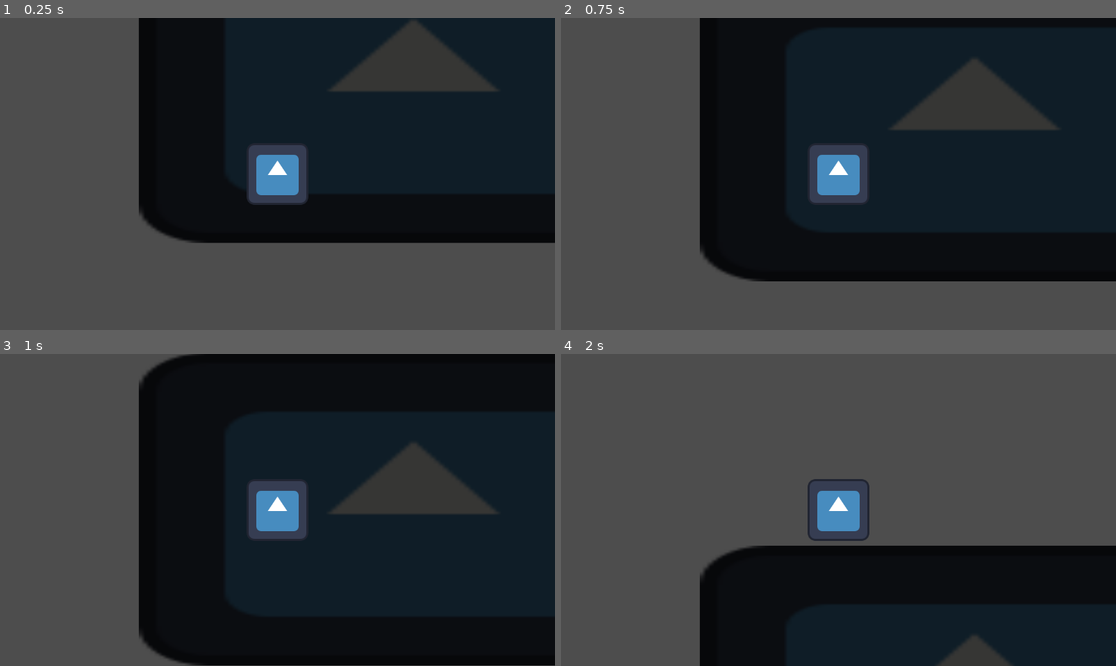
Above: before the commit, frames 1-4 (two rows, left to right).
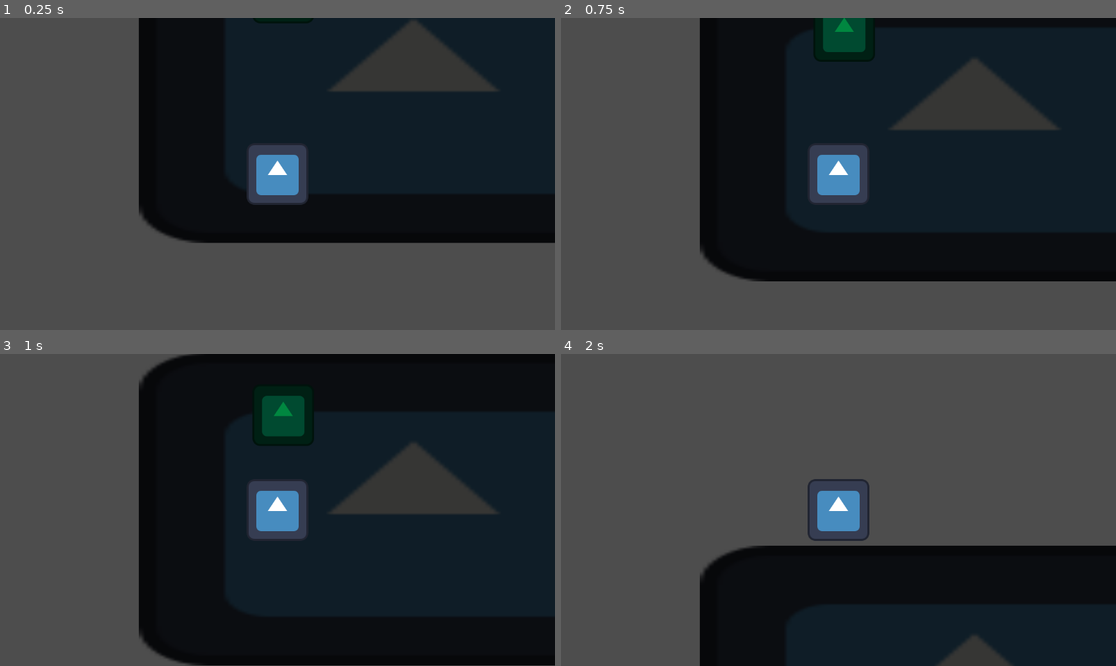
Above: after the commit, the same moments.

Repository: Rainy-Boy/GGJ_2026
Game: Godot game, scene res://Scenes/map.tscn
Two runs of this game, one before a commit and one after it. Both use one fixed random seed, a clock stepped at 60 frames per second and the inputs below. The engine's default icon, where the game draws it, is replaced by a stand-in: a white triangle on a blue panel in a dark square.
Inputs:
- Up to frame 1 (0.25 s): no input
- Up to frame 2 (0.75 s): tap Enter at 0.5 s; hold Up (ui_up) from 0.53 s (still down)
- Up to frame 3 (1 s): keep holding Up (ui_up)
- Up to frame 4 (2 s): keep holding Up (ui_up)

The runs differ from the first frame. In frame 1, less than 0.1% of the frame differs, in the area x 45-57%, y 0-2%; in frame 2, 0.9%; in frame 3, 1.1%, in the area x 45-57%, y 13-30%; in frame 4, nothing differs.

Commit message:
Basic mask logic

Diff:
--- a/ggj_2026/Scenes/map.tscn
+++ b/ggj_2026/Scenes/map.tscn
@@ -3,6 +3,7 @@
 [ext_resource type="Texture2D" uid="uid://bjabuilwucqtn" path="res://icon.svg" id="1_26yhd"]
 [ext_resource type="PackedScene" uid="uid://c4et0fw7wbhw8" path="res://Scenes/npc.tscn" id="1_ci6au"]
 [ext_resource type="PackedScene" uid="uid://buwu2n5ww13f3" path="res://Scenes/player.tscn" id="3_p3ir5"]
+[ext_resource type="PackedScene" uid="uid://waeo3p4ky4hq" path="res://Scenes/mask.tscn" id="4_myvm1"]
 
 [node name="Map" type="Node2D" unique_id=1897939605]
 
@@ -20,3 +21,7 @@
 [node name="NPC" parent="." unique_id=66833485 instance=ExtResource("1_ci6au")]
 modulate = Color(1.5174499, 0, 0.16279602, 1)
 position = Vector2(977, 168)
+
+[node name="Mask" parent="." unique_id=1306960532 instance=ExtResource("4_myvm1")]
+modulate = Color(0, 0.5299214, 0.24952698, 1)
+position = Vector2(306, 123)
--- /dev/null
+++ b/ggj_2026/Scenes/mask.tscn
@@ -0,0 +1,19 @@
+[gd_scene format=3 uid="uid://waeo3p4ky4hq"]
+
+[ext_resource type="Script" uid="uid://qxo7y8gbvcht" path="res://Scripts/mask_behaviour.gd" id="1_daowh"]
+[ext_resource type="Texture2D" uid="uid://bjabuilwucqtn" path="res://icon.svg" id="1_nr6xi"]
+
+[sub_resource type="RectangleShape2D" id="RectangleShape2D_daowh"]
+size = Vector2(108, 105)
+
+[node name="Mask" type="Area2D" unique_id=1306960532]
+script = ExtResource("1_daowh")
+
+[node name="Sprite2D" type="Sprite2D" parent="." unique_id=648951729]
+texture = ExtResource("1_nr6xi")
+
+[node name="CollisionShape2D" type="CollisionShape2D" parent="." unique_id=2055483911]
+position = Vector2(1, -0.5)
+shape = SubResource("RectangleShape2D_daowh")
+
+[connection signal="body_entered" from="." to="." method="_on_body_entered"]
--- a/ggj_2026/Scenes/npc.tscn
+++ b/ggj_2026/Scenes/npc.tscn
@@ -6,16 +6,14 @@
 [sub_resource type="RectangleShape2D" id="RectangleShape2D_acqhf"]
 size = Vector2(108, 108)
 
-[node name="NPC" type="Node2D" unique_id=1147894561]
-
-[node name="Area2D" type="Area2D" parent="." unique_id=519710774]
+[node name="NPC" type="Area2D" unique_id=1143530221]
 script = ExtResource("1_xxsvc")
 
-[node name="Sprite2D" type="Sprite2D" parent="Area2D" unique_id=2120677741]
+[node name="Sprite2D" type="Sprite2D" parent="." unique_id=2120677741]
 texture = ExtResource("1_ideak")
 
-[node name="CollisionShape2D" type="CollisionShape2D" parent="Area2D" unique_id=567749571]
+[node name="CollisionShape2D" type="CollisionShape2D" parent="." unique_id=567749571]
 position = Vector2(-1, 0)
 shape = SubResource("RectangleShape2D_acqhf")
 
-[connection signal="body_entered" from="Area2D" to="Area2D" method="_on_body_entered"]
+[connection signal="body_entered" from="." to="." method="_on_body_entered"]
--- /dev/null
+++ b/ggj_2026/Scripts/Global.gd
@@ -0,0 +1,3 @@
+extends Node
+
+enum Masks {GAS, COVID, JANITOR, OFFICE, GUARD, FACE}
--- /dev/null
+++ b/ggj_2026/Scripts/mask_behaviour.gd
@@ -0,0 +1,11 @@
+extends Area2D
+
+@export var maskType: Global.Masks
+
+func _on_body_entered(body):
+	if body.name == "Player":
+		body.ownedMasks[maskType] = true
+		print("Player acquired a mask!")
+
+		# delete the mask object
+		self.queue_free()
--- a/ggj_2026/Scripts/npc_behaviour.gd
+++ b/ggj_2026/Scripts/npc_behaviour.gd
@@ -1,6 +1,11 @@
 extends Area2D
 
+@export var maskType: Global.Masks
 
 func _on_body_entered(body):
-	print("Collided on body entered!")
-	pass # Replace with function body.
+	if body.name == "Player":
+		print("Player collided with an NPC")
+		if body.ownedMasks[maskType] == false:
+			print("Player does not have the necessary mask!")
+			print("Kill the player!")
+			# TODO: end game screen
--- a/ggj_2026/Scripts/player_script.gd
+++ b/ggj_2026/Scripts/player_script.gd
@@ -1,6 +1,15 @@
 extends CharacterBody2D
 
 @export var speed = 400
+
+var ownedMasks = {
+	Global.Masks.GAS: false,
+	Global.Masks.COVID: false,
+	Global.Masks.JANITOR: false,
+	Global.Masks.OFFICE: false,
+	Global.Masks.GUARD: false,
+	Global.Masks.FACE: false,
+}
 
 func get_input():
 	var input_direction = Input.get_vector("ui_left", "ui_right", "ui_up", "ui_down")
--- a/ggj_2026/project.godot
+++ b/ggj_2026/project.godot
@@ -14,6 +14,10 @@
 run/main_scene="uid://ceck8tr41pkki"
 config/features=PackedStringArray("4.6", "Mobile")
 config/icon="res://icon.svg"
+
+[autoload]
+
+Global="*uid://cci257tu3efx0"
 
 [input]
 
Not shown, added: ggj_2026/Scripts/Global.gd.uid
Not shown, added: ggj_2026/Scripts/mask_behaviour.gd.uid
